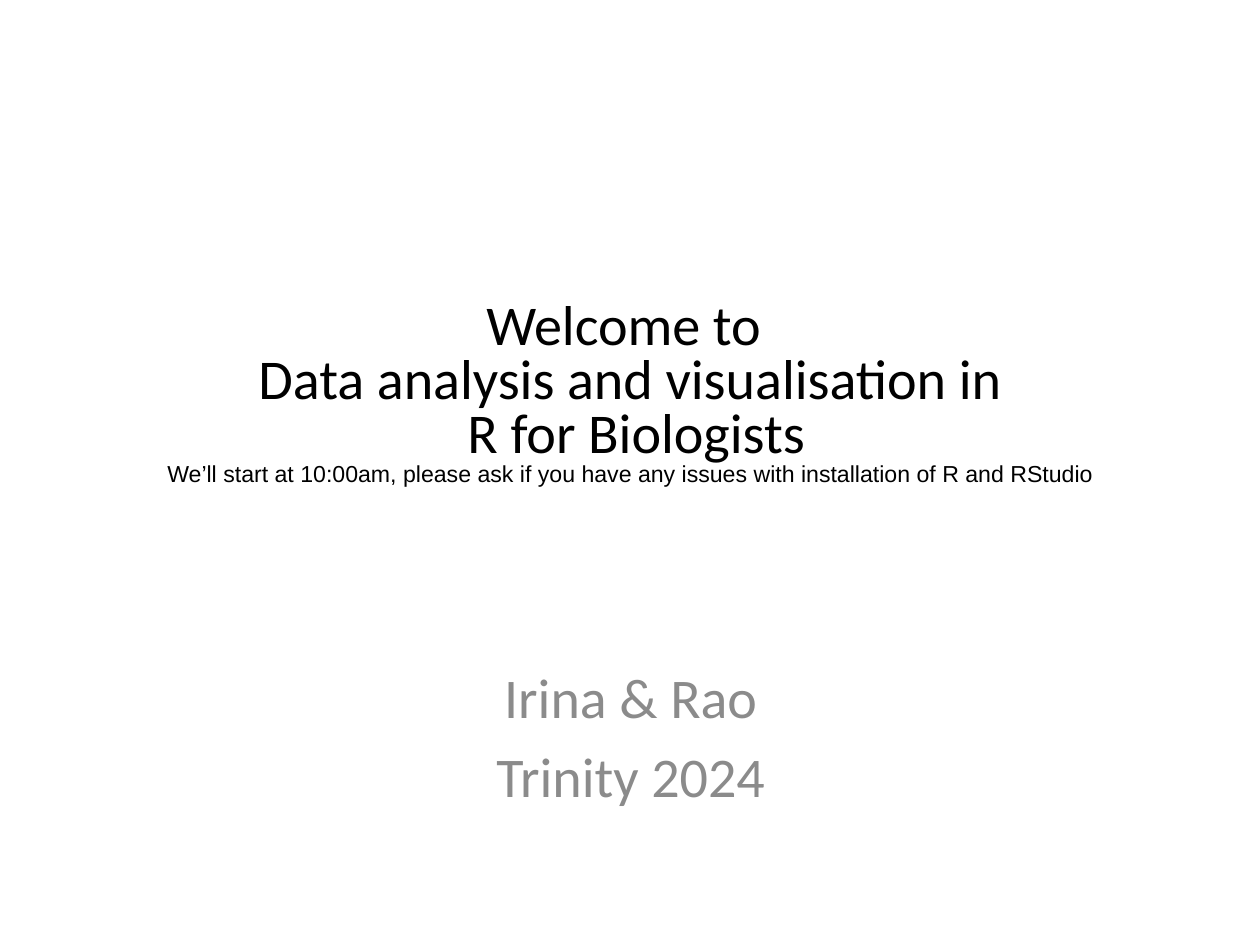
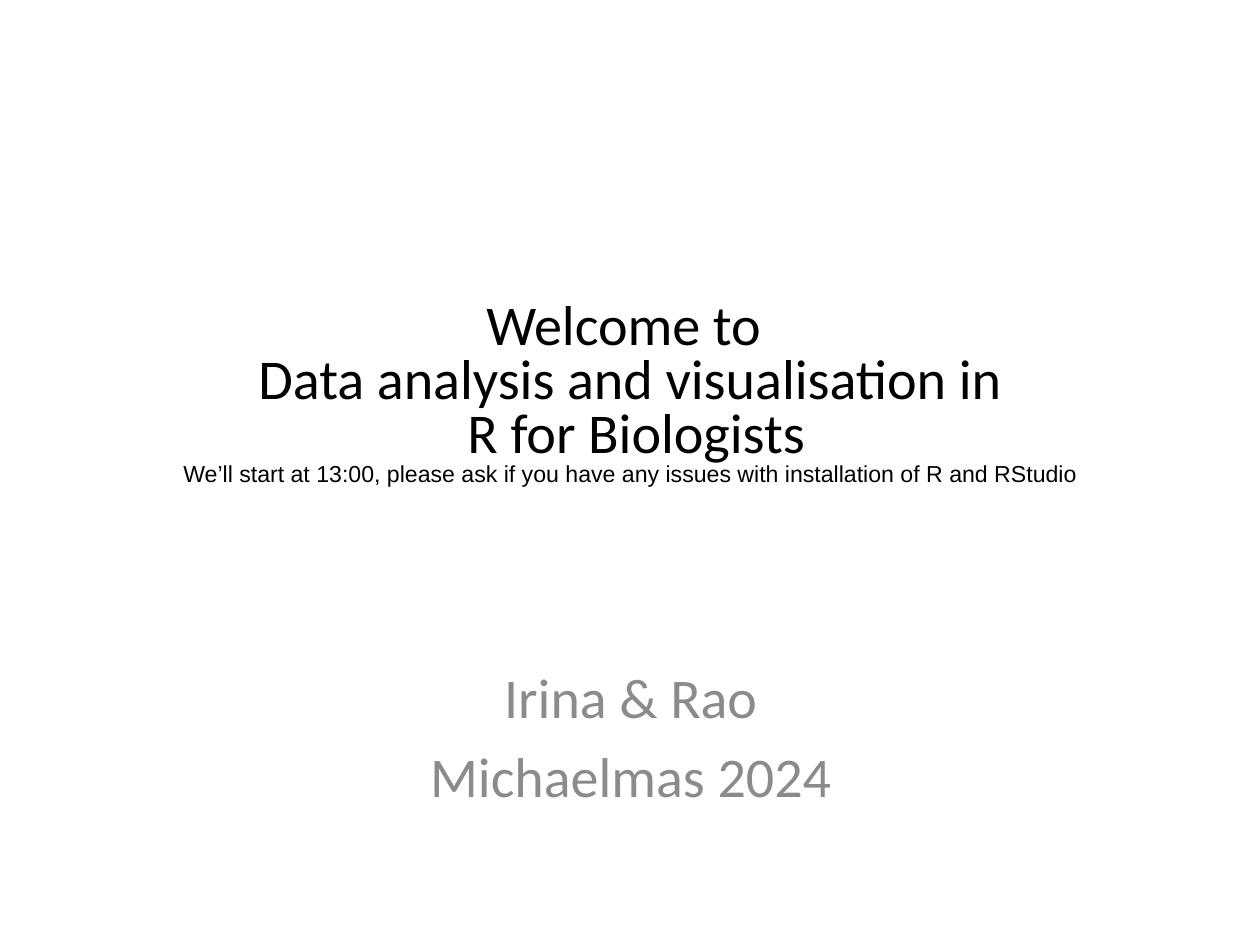
Before and after one commit to sraorao/data_analysis_visualisation_R_MT2024, a slide deck: slide 1 of powerpoint files/Session3.pptx. Drawn at 1260x945 pixels with LibreOffice and Linux fonts; fonts in the diff are those of the drawing. Boxes give left, top, right and bottom in pixels: in the first picture for what was removed or moved away, otherwise in the second. Text is boxed around its words. In the diff, an @@ line names an element or a change of style, - is before the commit and + after.

```diff
--- a/powerpoint files/Session3.pptx
+++ b/powerpoint files/Session3.pptx
@@ text at [183,360,1076,487]: text changed @@
-Data analysis and visualisation in
-R for Biologists
-We’ll start at 10:00am, please ask if you have any issues with installation of R and RStudio
+Data analysis and visualisation in
+R for Biologists
+We’ll start at 13:00, please ask if you have any issues with installation of R and RStudio
@@ text at [430,758,832,798]: text changed @@
-Trinity 2024
+Michaelmas 2024
```
Also in this commit, not shown: 1 other slide changed, 9 other files.
